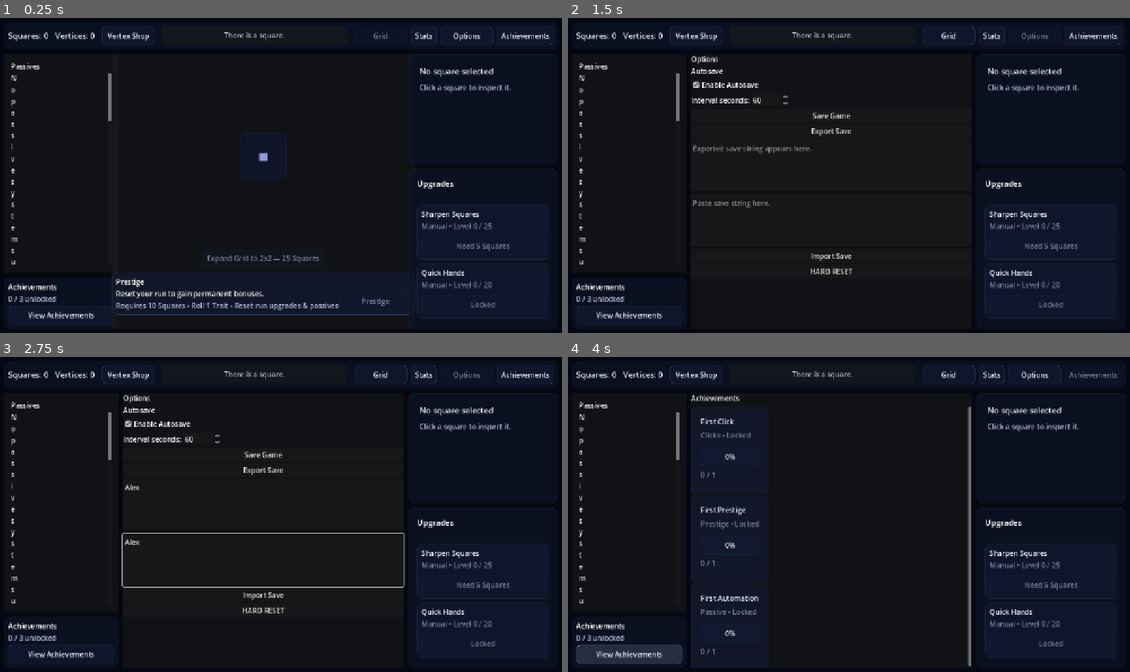
Above: before the commit, frames 1-4 (two rows, left to right).
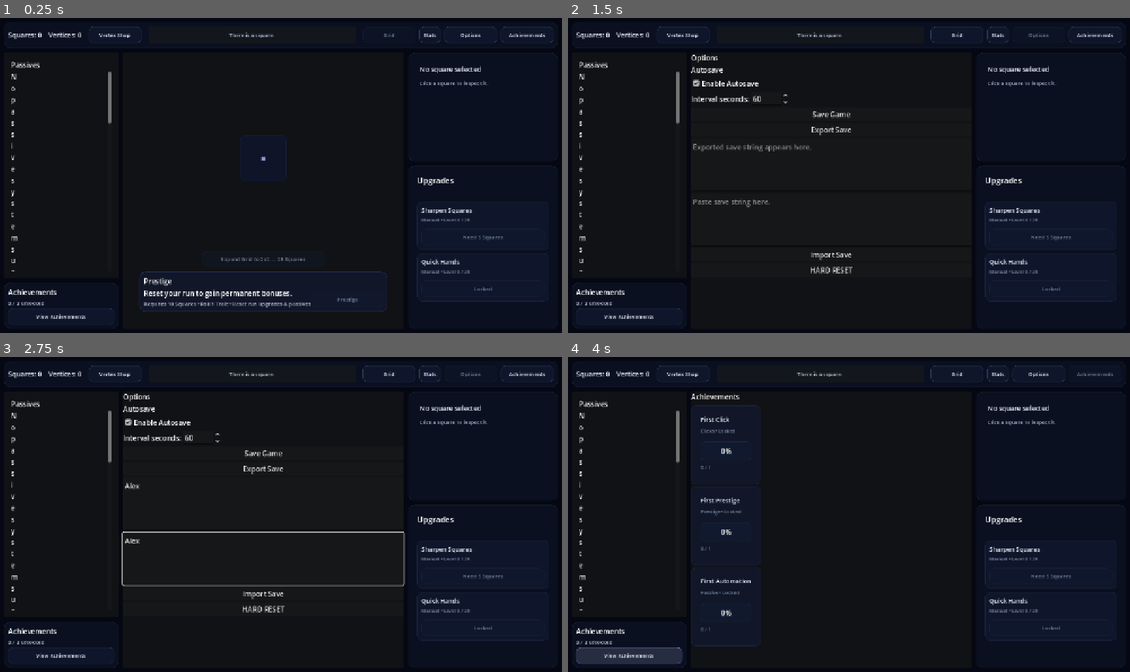
Above: after the commit, the same moments.

Repository: franciscoCapa27/Squared_2
Game: Godot game, scene res://scenes/main/Main.tscn
Same seed, same stepped clock (60 frames per second), same inputs: the game is played once before the commit and once after it.
Inputs (mouse positions are in pixels of both pictures, inside the frame that each line leads up to):
- Up to frame 1 (0.25 s): no input
- Up to frame 2 (1.5 s): click "Vertex Shop" at 0.5 s; click "Options" at 1.25 s
- Up to frame 3 (2.75 s): click (264, 505) at 2.02 s; type "Alex" at 2.1 s; click (264, 558) at 2.25 s; type "Alex" at 2.33 s
- Up to frame 4 (4 s): click "Achievements" at 2.75 s; click "View Achievements" at 3.5 s

The runs differ from the first frame. In frame 1, 5.1% of the frame differs, in the area x 1-100%, y 2-96%; in frame 2, 4.4%; in frame 3, 5.0%; in frame 4, 5.3%, in the area x 1-100%, y 2-99%.

Commit message:
Add themed typography scale

Diff:
--- a/squared-2/data/themes/void_dark.tres
+++ b/squared-2/data/themes/void_dark.tres
@@ -22,4 +22,11 @@
 inner_margin = 10
 grid_gap = 10
 prestige_gap = 16
+font_size_resource = 15
+font_size_page_title = 17
+font_size_body = 12
+font_size_detail = 11
+font_size_button = 12
+font_size_tiny = 9
+compact_text_scale = 0.86
 metadata/_custom_type_script = "uid://cvatw78wn0lcx"
--- a/squared-2/scenes/main/Main.tscn
+++ b/squared-2/scenes/main/Main.tscn
@@ -512,7 +512,7 @@
 size_flags_vertical = 0
 theme_override_font_sizes/font_size = 18
 text = "Selected Square"
-autowrap_mode = 3
+clip_text = true
 
 [node name="SelectedSquareDetails" type="RichTextLabel" parent="RootMargin/MainVBox/BodyHBox/RightPanel/SquareDetailsPanel/SideMargin/SideVbox" unique_id=195294754]
 unique_name_in_owner = true
--- a/squared-2/scripts/autoload/theme_system.gd
+++ b/squared-2/scripts/autoload/theme_system.gd
@@ -240,3 +240,35 @@
 		_:
 			push_warning("Unknown theme spacing id: %s" % spacing_id)
 			return 0
+func get_font_size(font_size_id: String) -> int:
+	if active_theme == null:
+		return 14
+
+	match font_size_id:
+		"resource":
+			return active_theme.font_size_resource
+		"page_title":
+			return active_theme.font_size_page_title
+		"panel_title":
+			return active_theme.font_size_panel_title
+		"card_title":
+			return active_theme.font_size_card_title
+		"body":
+			return active_theme.font_size_body
+		"detail":
+			return active_theme.font_size_detail
+		"button":
+			return active_theme.font_size_button
+		"tiny":
+			return active_theme.font_size_tiny
+		_:
+			push_warning("Unknown theme font size id: %s" % font_size_id)
+			return active_theme.font_size_body
+
+
+func get_compact_font_size(font_size_id: String) -> int:
+	if active_theme == null:
+		return get_font_size(font_size_id)
+
+	var base_size: int = get_font_size(font_size_id)
+	return max(8, int(round(float(base_size) * active_theme.compact_text_scale)))
--- a/squared-2/scripts/main/main.gd
+++ b/squared-2/scripts/main/main.gd
@@ -80,12 +80,12 @@
 	ThemeButtonHelper.apply_button_theme(achievements_tab_button)
 	ThemeButtonHelper.apply_button_theme(achievement_summary_button)
 
-	ThemeTextHelper.apply_primary_label(squares_label)
-	ThemeTextHelper.apply_primary_label(vertices_label)
-	ThemeTextHelper.apply_muted_label(prestige_label)
-	ThemeTextHelper.apply_secondary_label(story_label)
-	ThemeTextHelper.apply_secondary_label(prestige_details)
-	ThemeTextHelper.apply_secondary_label(achievement_summary_label)
+	ThemeTextHelper.apply_resource_label(squares_label)
+	ThemeTextHelper.apply_resource_label(vertices_label)
+	ThemeTextHelper.apply_detail_label(prestige_label)
+	ThemeTextHelper.apply_body_label(story_label)
+	ThemeTextHelper.apply_body_label(prestige_details)
+	ThemeTextHelper.apply_body_label(achievement_summary_label)
 
 
 func _on_theme_changed() -> void:
--- a/squared-2/scripts/resources/ui_theme_definition.gd
+++ b/squared-2/scripts/resources/ui_theme_definition.gd
@@ -52,3 +52,15 @@
 @export_range(0, 64, 1) var inner_margin: int = 16
 @export_range(0, 64, 1) var grid_gap: int = 14
 @export_range(0, 128, 1) var prestige_gap: int = 32
+
+@export_group("Typography")
+@export_range(8, 40, 1) var font_size_resource: int = 16
+@export_range(8, 40, 1) var font_size_page_title: int = 18
+@export_range(8, 40, 1) var font_size_panel_title: int = 15
+@export_range(8, 40, 1) var font_size_card_title: int = 14
+@export_range(8, 40, 1) var font_size_body: int = 13
+@export_range(8, 40, 1) var font_size_detail: int = 12
+@export_range(8, 40, 1) var font_size_button: int = 13
+@export_range(8, 40, 1) var font_size_tiny: int = 10
+
+@export_range(0.7, 1.2, 0.01) var compact_text_scale: float = 0.88
--- a/squared-2/scripts/squares/square_button.gd
+++ b/squared-2/scripts/squares/square_button.gd
@@ -93,13 +93,13 @@
 func apply_responsive_visual_size(square_size: float) -> void:
 	if square_size < 24.0:
 		text = ""
-		add_theme_font_size_override("font_size", 8)
+		add_theme_font_size_override("font_size", ThemeSystem.get_font_size("tiny"))
 	elif square_size < 48.0:
 		text = ""
-		add_theme_font_size_override("font_size", 10)
+		add_theme_font_size_override("font_size", ThemeSystem.get_font_size("tiny"))
 	elif square_size < 72.0:
 		text = "■"
-		add_theme_font_size_override("font_size", 16)
+		add_theme_font_size_override("font_size", ThemeSystem.get_font_size("detail"))
 	else:
 		text = "■"
-		add_theme_font_size_override("font_size", 24)
+		add_theme_font_size_override("font_size", ThemeSystem.get_font_size("body"))
--- a/squared-2/scripts/ui/achievement_card.gd
+++ b/squared-2/scripts/ui/achievement_card.gd
@@ -17,11 +17,11 @@
 func _apply_theme() -> void:
 	add_theme_stylebox_override("panel", ThemeSystem.make_card_style())
 
-	ThemeTextHelper.apply_primary_label(title_label)
-	ThemeTextHelper.apply_muted_label(category_status_label)
-	ThemeTextHelper.apply_secondary_rich_text(description_label)
-	ThemeTextHelper.apply_muted_label(progress_label)
-	ThemeTextHelper.apply_secondary_rich_text(reward_label)
+	ThemeTextHelper.apply_card_title(title_label)
+	ThemeTextHelper.apply_detail_label(category_status_label)
+	ThemeTextHelper.apply_body_rich_text(description_label)
+	ThemeTextHelper.apply_detail_label(progress_label)
+	ThemeTextHelper.apply_detail_rich_text(reward_label)
 
 	progress_bar.add_theme_stylebox_override("background", ThemeSystem.make_style_box(
 		ThemeSystem.get_color("surface_soft"),
--- a/squared-2/scripts/ui/run_upgrade_card.gd
+++ b/squared-2/scripts/ui/run_upgrade_card.gd
@@ -21,10 +21,10 @@
 func _apply_theme() -> void:
 	add_theme_stylebox_override("panel", ThemeSystem.make_card_style())
 
-	ThemeTextHelper.apply_primary_label(title_label)
-	ThemeTextHelper.apply_muted_label(category_level_label)
-	ThemeTextHelper.apply_secondary_rich_text(description_label)
-	ThemeTextHelper.apply_secondary_rich_text(detail_label)
+	ThemeTextHelper.apply_card_title(title_label)
+	ThemeTextHelper.apply_detail_label(category_level_label)
+	ThemeTextHelper.apply_body_rich_text(description_label)
+	ThemeTextHelper.apply_detail_rich_text(detail_label)
 
 	ThemeButtonHelper.apply_button_theme(buy_button)
 
--- a/squared-2/scripts/ui/square_details_panel.gd
+++ b/squared-2/scripts/ui/square_details_panel.gd
@@ -19,15 +19,8 @@
 	ThemeLayoutHelper.apply_margin(side_margin, "inner_margin")
 	ThemeLayoutHelper.apply_box_separation(side_v_box, "section_gap")
 
-	selected_square_title.add_theme_color_override(
-		"font_color",
-		ThemeSystem.get_color("text_primary")
-	)
-
-	selected_square_details.add_theme_color_override(
-		"default_color",
-		ThemeSystem.get_color("text_secondary")
-	)
+	ThemeTextHelper.apply_panel_title(selected_square_title)
+	ThemeTextHelper.apply_body_rich_text(selected_square_details)
 
 
 func _on_theme_changed() -> void:
@@ -49,7 +42,11 @@
 		clear()
 		return
 
-	selected_square_title.text = square_data.display_name
+	ThemeTextHelper.apply_auto_shrinking_title(
+		selected_square_title,
+		square_data.display_name,
+		"panel_title"
+	)
 	selected_square_details.text = _build_square_details_text(square_data)
 
 
--- a/squared-2/scripts/ui/theme/theme_button_helper.gd
+++ b/squared-2/scripts/ui/theme/theme_button_helper.gd
@@ -15,3 +15,5 @@
 	button.add_theme_color_override("font_hover_color", ThemeSystem.get_color("text_primary"))
 	button.add_theme_color_override("font_pressed_color", ThemeSystem.get_color("text_primary"))
 	button.add_theme_color_override("font_disabled_color", ThemeSystem.get_color("text_muted"))
+
+	ThemeTextHelper.apply_button_label(button)
--- a/squared-2/scripts/ui/theme/theme_text_helper.gd
+++ b/squared-2/scripts/ui/theme/theme_text_helper.gd
@@ -2,43 +2,184 @@
 class_name ThemeTextHelper
 
 
+static func apply_resource_label(label: Label) -> void:
+	_apply_label(
+		label,
+		ThemeSystem.get_color("text_primary"),
+		ThemeSystem.get_font_size("resource")
+	)
+
+
+static func apply_page_title(label: Label) -> void:
+	_apply_label(
+		label,
+		ThemeSystem.get_color("text_primary"),
+		ThemeSystem.get_font_size("page_title")
+	)
+
+
+static func apply_panel_title(label: Label) -> void:
+	_apply_label(
+		label,
+		ThemeSystem.get_color("text_primary"),
+		ThemeSystem.get_font_size("panel_title")
+	)
+
+
+static func apply_card_title(label: Label) -> void:
+	_apply_label(
+		label,
+		ThemeSystem.get_color("text_primary"),
+		ThemeSystem.get_font_size("card_title")
+	)
+
+
+static func apply_body_label(label: Label) -> void:
+	_apply_label(
+		label,
+		ThemeSystem.get_color("text_secondary"),
+		ThemeSystem.get_font_size("body")
+	)
+
+
+static func apply_detail_label(label: Label) -> void:
+	_apply_label(
+		label,
+		ThemeSystem.get_color("text_muted"),
+		ThemeSystem.get_font_size("detail")
+	)
+
+
+static func apply_button_label(button: Button) -> void:
+	if button == null:
+		return
+
+	var font_size: int = ThemeSystem.get_font_size("button")
+
+	button.add_theme_font_size_override("font_size", font_size)
+
+
+static func apply_tiny_label(label: Label) -> void:
+	_apply_label(
+		label,
+		ThemeSystem.get_color("text_muted"),
+		ThemeSystem.get_font_size("tiny")
+	)
+
+
+static func apply_body_rich_text(label: RichTextLabel) -> void:
+	_apply_rich_text(
+		label,
+		ThemeSystem.get_color("text_secondary"),
+		ThemeSystem.get_font_size("body")
+	)
+
+
+static func apply_detail_rich_text(label: RichTextLabel) -> void:
+	_apply_rich_text(
+		label,
+		ThemeSystem.get_color("text_muted"),
+		ThemeSystem.get_font_size("detail")
+	)
+
+
 static func apply_primary_label(label: Label) -> void:
+	_apply_label(
+		label,
+		ThemeSystem.get_color("text_primary"),
+		ThemeSystem.get_font_size("body")
+	)
+
+
+static func apply_secondary_label(label: Label) -> void:
+	_apply_label(
+		label,
+		ThemeSystem.get_color("text_secondary"),
+		ThemeSystem.get_font_size("body")
+	)
+
+
+static func apply_muted_label(label: Label) -> void:
+	_apply_label(
+		label,
+		ThemeSystem.get_color("text_muted"),
+		ThemeSystem.get_font_size("detail")
+	)
+
+
+static func apply_primary_rich_text(label: RichTextLabel) -> void:
+	_apply_rich_text(
+		label,
+		ThemeSystem.get_color("text_primary"),
+		ThemeSystem.get_font_size("body")
+	)
+
+
+static func apply_secondary_rich_text(label: RichTextLabel) -> void:
+	_apply_rich_text(
+		label,
+		ThemeSystem.get_color("text_secondary"),
+		ThemeSystem.get_font_size("body")
+	)
+
+
+static func apply_muted_rich_text(label: RichTextLabel) -> void:
+	_apply_rich_text(
+		label,
+		ThemeSystem.get_color("text_muted"),
+		ThemeSystem.get_font_size("detail")
+	)
+
+
+static func apply_auto_shrinking_title(
+	label: Label,
+	text: String,
+	normal_size_id: String = "panel_title",
+	medium_threshold: int = 26,
+	small_threshold: int = 38,
+	tiny_threshold: int = 52
+) -> void:
 	if label == null:
 		return
 
+	var font_size: int = ThemeSystem.get_font_size(normal_size_id)
+
+	if text.length() > tiny_threshold:
+		font_size = ThemeSystem.get_font_size("tiny")
+	elif text.length() > small_threshold:
+		font_size = ThemeSystem.get_compact_font_size("detail")
+	elif text.length() > medium_threshold:
+		font_size = ThemeSystem.get_compact_font_size(normal_size_id)
+
+	label.text = text
 	label.add_theme_color_override("font_color", ThemeSystem.get_color("text_primary"))
+	label.add_theme_font_size_override("font_size", font_size)
+	label.clip_text = true
+	label.autowrap_mode = TextServer.AUTOWRAP_OFF
 
 
-static func apply_secondary_label(label: Label) -> void:
+static func _apply_label(
+	label: Label,
+	color: Color,
+	font_size: int
+) -> void:
 	if label == null:
 		return
 
-	label.add_theme_color_override("font_color", ThemeSystem.get_color("text_secondary"))
+	label.add_theme_color_override("font_color", color)
+	label.add_theme_font_size_override("font_size", font_size)
 
 
-static func apply_muted_label(label: Label) -> void:
+static func _apply_rich_text(
+	label: RichTextLabel,
+	color: Color,
+	font_size: int
+) -> void:
 	if label == null:
 		return
 
-	label.add_theme_color_override("font_color", ThemeSystem.get_color("text_muted"))
-
-
-static func apply_primary_rich_text(label: RichTextLabel) -> void:
-	if label == null:
-		return
-
-	label.add_theme_color_override("default_color", ThemeSystem.get_color("text_primary"))
-
-
-static func apply_secondary_rich_text(label: RichTextLabel) -> void:
-	if label == null:
-		return
-
-	label.add_theme_color_override("default_color", ThemeSystem.get_color("text_secondary"))
-
-
-static func apply_muted_rich_text(label: RichTextLabel) -> void:
-	if label == null:
-		return
-
-	label.add_theme_color_override("default_color", ThemeSystem.get_color("text_muted"))
+	label.add_theme_color_override("default_color", color)
+	label.add_theme_font_size_override("normal_font_size", font_size)
+	label.add_theme_font_size_override("bold_font_size", font_size)
+	label.add_theme_font_size_override("italics_font_size", font_size)
+	label.add_theme_font_size_override("bold_italics_font_size", font_size)
--- a/squared-2/scripts/ui/vertex_upgrade_card.gd
+++ b/squared-2/scripts/ui/vertex_upgrade_card.gd
@@ -20,10 +20,10 @@
 func _apply_theme() -> void:
 	add_theme_stylebox_override("panel", ThemeSystem.make_card_style())
 
-	ThemeTextHelper.apply_primary_label(title_label)
-	ThemeTextHelper.apply_muted_label(category_cost_label)
-	ThemeTextHelper.apply_secondary_rich_text(description_label)
-	ThemeTextHelper.apply_secondary_rich_text(requirement_label)
+	ThemeTextHelper.apply_card_title(title_label)
+	ThemeTextHelper.apply_detail_label(category_cost_label)
+	ThemeTextHelper.apply_body_rich_text(description_label)
+	ThemeTextHelper.apply_detail_rich_text(requirement_label)
 
 	ThemeButtonHelper.apply_button_theme(buy_button)
 
